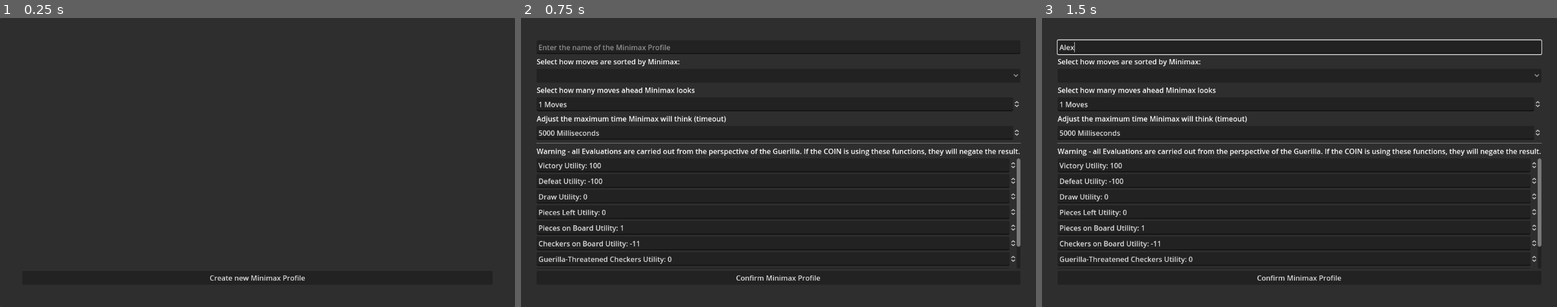
Above: before the commit, frames 1-3 (left to right).
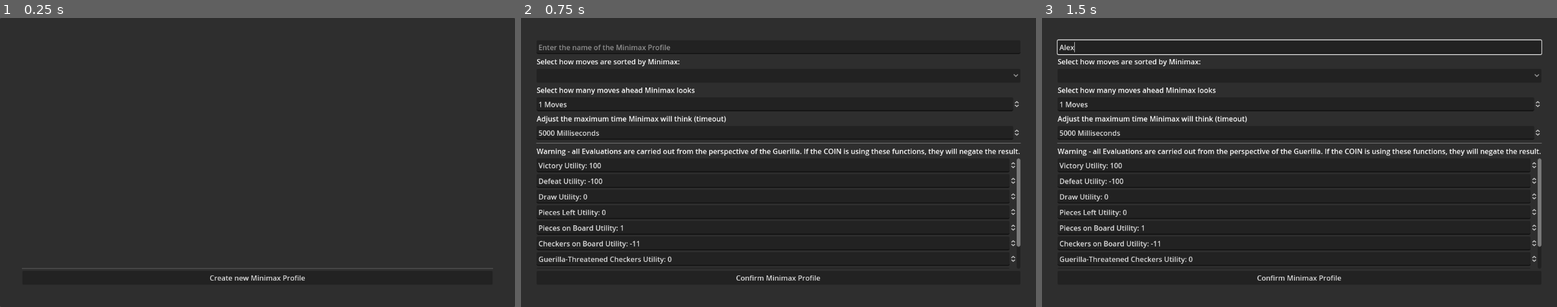
Above: after the commit, the same moments.

Repository: TikhonMcGill/guerilla-checkers
Game: Godot game, scene res://assets/scenes/minimax_profile_editor/minimax_profile_editor.tscn
Same seed, same stepped clock (60 frames per second), same inputs: the game is played once before the commit and once after it. This scene is started directly instead of the project's main scene.
Inputs (mouse positions are in pixels of both pictures, inside the frame that each line leads up to):
- Up to frame 1 (0.25 s): no input
- Up to frame 2 (0.75 s): click "Create new Minimax Profile" at 0.5 s
- Up to frame 3 (1.5 s): click (1299, 46) at 1.27 s; type "Alex" at 1.35 s

The runs differ from the first frame. In frame 1, 0.2% of the frame differs, in the area x 4-96%, y 86-87%; in frame 2, nothing differs; in frame 3, nothing differs.

Commit message:
Implement listing and deleting existing Minimax Profiles

Diff:
--- a/assets/objects/game_manager.gd
+++ b/assets/objects/game_manager.gd
@@ -19,6 +19,10 @@
 	var filename := profile.profile_name.validate_filename()
 	ResourceSaver.save(profile,"user://minimax_profiles/"+filename+".tres")
 
+func delete_minimax_profile(profile : MinimaxProfile) -> void:
+	minimax_profiles.erase(profile)
+	DirAccess.remove_absolute("user://minimax_profiles/"+profile.profile_name.validate_filename()+".tres")
+
 func load_minimax_profile(path : String) -> MinimaxProfile:
 	return ResourceLoader.load("user://minimax_profiles/"+path)
 
--- a/assets/scenes/minimax_profile_editor/MinimaxList.gd
+++ /dev/null
@@ -1 +0,0 @@
-extends VBoxContainer
--- /dev/null
+++ b/assets/scenes/minimax_profile_editor/minimax_entry.gd
@@ -0,0 +1,20 @@
+extends HBoxContainer
+
+class_name MinimaxEntry
+
+signal profile_deleted(profile : MinimaxProfile)
+signal profile_edited(profile : MinimaxProfile)
+
+var my_profile : MinimaxProfile
+
+@onready var profile_name_label: Label = $ProfileNameLabel
+
+func set_profile(profile : MinimaxProfile):
+	my_profile = profile
+	profile_name_label.text = my_profile.profile_name
+
+func _on_edit_button_pressed() -> void:
+	profile_edited.emit(my_profile)
+
+func _on_delete_button_pressed() -> void:
+	profile_deleted.emit(my_profile)
--- /dev/null
+++ b/assets/scenes/minimax_profile_editor/minimax_entry.tscn
@@ -0,0 +1,28 @@
+[gd_scene load_steps=2 format=3 uid="uid://dxcfxn24whgwe"]
+
+[ext_resource type="Script" path="res://assets/scenes/minimax_profile_editor/minimax_entry.gd" id="1_bf482"]
+
+[node name="MinimaxEntry" type="HBoxContainer"]
+anchors_preset = 15
+anchor_right = 1.0
+anchor_bottom = 1.0
+grow_horizontal = 2
+grow_vertical = 2
+size_flags_horizontal = 3
+theme_override_constants/separation = 10
+script = ExtResource("1_bf482")
+
+[node name="ProfileNameLabel" type="Label" parent="."]
+layout_mode = 2
+size_flags_horizontal = 3
+
+[node name="EditButton" type="Button" parent="."]
+layout_mode = 2
+text = "Edit Profile"
+
+[node name="DeleteButton" type="Button" parent="."]
+layout_mode = 2
+text = "Delete Profile"
+
+[connection signal="pressed" from="EditButton" to="." method="_on_edit_button_pressed"]
+[connection signal="pressed" from="DeleteButton" to="." method="_on_delete_button_pressed"]
--- /dev/null
+++ b/assets/scenes/minimax_profile_editor/minimax_list.gd
@@ -0,0 +1,28 @@
+extends VBoxContainer
+
+const MINIMAX_ENTRY_SCENE := preload("res://assets/scenes/minimax_profile_editor/minimax_entry.tscn")
+
+@onready var minimax_entry_list: VBoxContainer = $ScrollContainer/MinimaxEntryList
+
+func _clear():
+	for c in minimax_entry_list.get_children():
+		c.queue_free()
+
+func populate():
+	_clear()
+	for p in GameManager.minimax_profiles:
+		_create_entry_for_profile(p)
+
+func _create_entry_for_profile(profile : MinimaxProfile) -> void:
+	var new_entry : MinimaxEntry = MINIMAX_ENTRY_SCENE.instantiate()
+	minimax_entry_list.add_child(new_entry)
+
+	new_entry.set_profile(profile)
+	new_entry.profile_deleted.connect(_delete_entry_for_profile)
+
+func _delete_entry_for_profile(profile : MinimaxProfile) -> void:
+	for entry : MinimaxEntry in minimax_entry_list.get_children():
+		if entry.my_profile == profile:
+			GameManager.delete_minimax_profile(profile)
+			entry.queue_free()
+			return
--- a/assets/scenes/minimax_profile_editor/minimax_profile_editor.gd
+++ b/assets/scenes/minimax_profile_editor/minimax_profile_editor.gd
@@ -2,12 +2,15 @@
 
 @onready var minimax_list: VBoxContainer = $PanelContainer/MarginContainer/MinimaxList
 @onready var minimax_editor: VBoxContainer = $PanelContainer/MarginContainer/MinimaxEditor
+
+var editing := false
 
 func _ready() -> void:
 	_hide_minimax_editor()
 	_show_minimax_list()
 
 func _show_minimax_list() -> void:
+	minimax_list.populate()
 	minimax_list.visible = true
 
 func _hide_minimax_list() -> void:
@@ -20,11 +23,16 @@
 	minimax_editor.visible = false
 
 func _on_create_new_profile_button_pressed() -> void:
+	editing = false
 	_hide_minimax_list()
 	minimax_editor.clear()
 	_show_minimax_editor()
 
 func _on_minimax_editor_profile_completed(profile: MinimaxProfile) -> void:
-	GameManager.save_minimax_profile(profile)
-	_hide_minimax_editor()
-	_show_minimax_list()
+	if editing == true:
+		return
+	else:
+		GameManager.save_minimax_profile(profile)
+		GameManager.minimax_profiles.append(profile)
+		_hide_minimax_editor()
+		_show_minimax_list()
--- a/assets/scenes/minimax_profile_editor/minimax_profile_editor.tscn
+++ b/assets/scenes/minimax_profile_editor/minimax_profile_editor.tscn
@@ -2,7 +2,7 @@
 
 [ext_resource type="Script" path="res://assets/scenes/minimax_profile_editor/minimax_profile_editor.gd" id="1_ixsua"]
 [ext_resource type="Script" path="res://assets/scenes/minimax_profile_editor/minimax_editor.gd" id="1_onhyv"]
-[ext_resource type="Script" path="res://assets/scenes/minimax_profile_editor/MinimaxList.gd" id="2_cfhvm"]
+[ext_resource type="Script" path="res://assets/scenes/minimax_profile_editor/minimax_list.gd" id="2_bx7is"]
 
 [node name="MinimaxProfileEditor" type="Control"]
 layout_mode = 3
@@ -30,11 +30,23 @@
 
 [node name="MinimaxList" type="VBoxContainer" parent="PanelContainer/MarginContainer"]
 layout_mode = 2
-script = ExtResource("2_cfhvm")
+script = ExtResource("2_bx7is")
+
+[node name="ScrollContainer" type="ScrollContainer" parent="PanelContainer/MarginContainer/MinimaxList"]
+layout_mode = 2
+size_flags_vertical = 3
+
+[node name="MinimaxEntryList" type="VBoxContainer" parent="PanelContainer/MarginContainer/MinimaxList/ScrollContainer"]
+layout_mode = 2
+size_flags_horizontal = 3
+size_flags_vertical = 3
+
+[node name="HSeparator" type="HSeparator" parent="PanelContainer/MarginContainer/MinimaxList"]
+layout_mode = 2
 
 [node name="CreateNewProfileButton" type="Button" parent="PanelContainer/MarginContainer/MinimaxList"]
 layout_mode = 2
-size_flags_vertical = 10
+size_flags_vertical = 8
 text = "Create new Minimax Profile"
 
 [node name="MinimaxEditor" type="VBoxContainer" parent="PanelContainer/MarginContainer"]
--- a/assets/scenes/player/utility_computer_player/utility_computer_player.gd
+++ b/assets/scenes/player/utility_computer_player/utility_computer_player.gd
@@ -1,3 +1,4 @@
+
 extends Player
 
 class_name UtilityComputerPlayer
